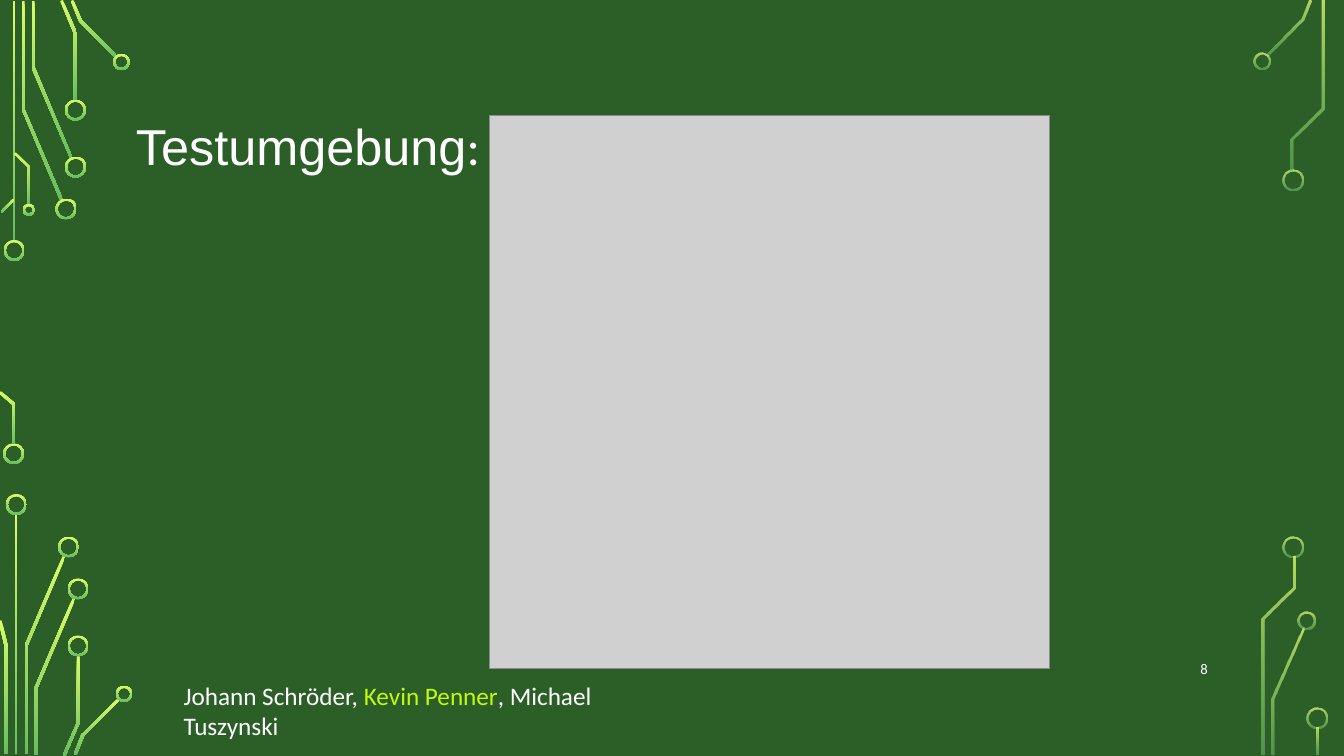
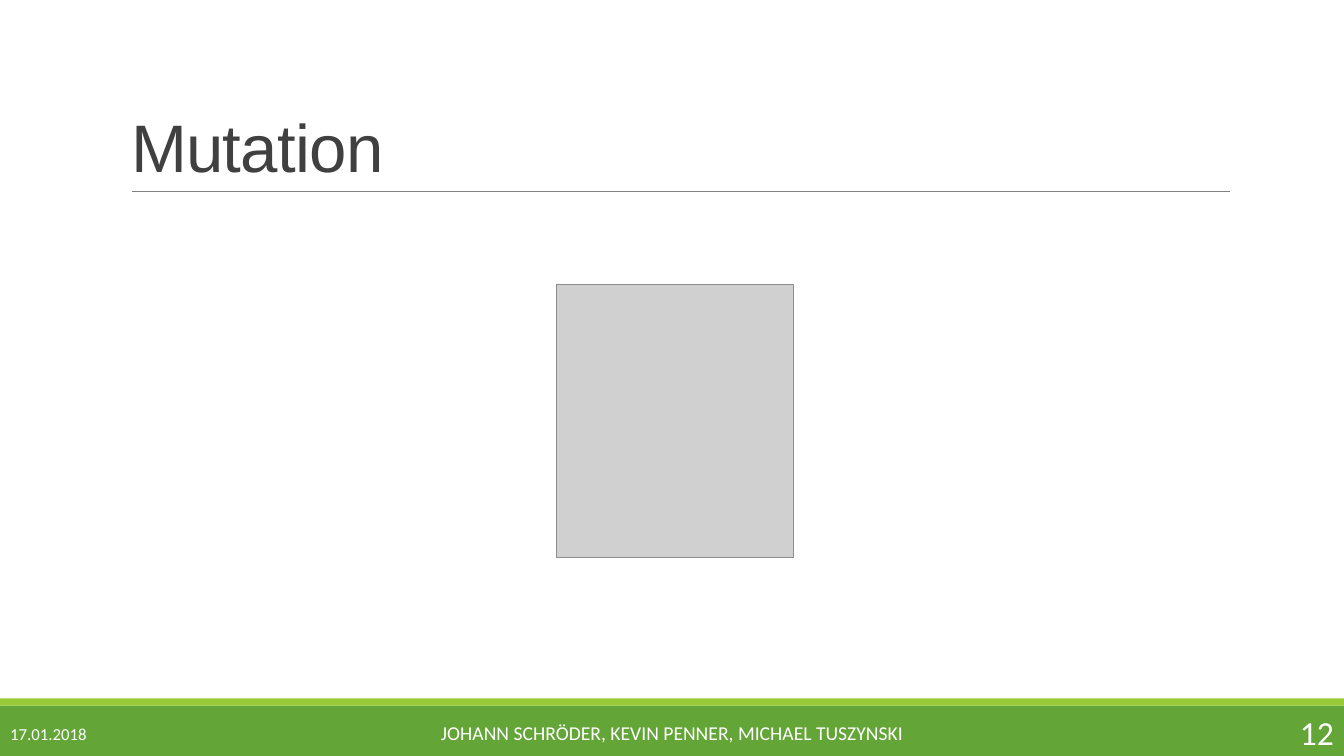
Before and after one commit to jschroeder89/genetic_algorithm, a slide deck: slide 12 of Präsentation/BMO_Genetischer_Algorithmus_JKM.pptx (slide 8 before the commit). Drawn at 1344x756 pixels with LibreOffice and Linux fonts; fonts in the diff are those of the drawing; grey boxes stand for pictures; background and template pictures are left out. Boxes give left, top, right and bottom in pixels: in the first picture for what was removed or moved away, otherwise in the second. Text is boxed around its words. In the diff, an @@ line names an element or a change of style, - is before the commit and + after.

```diff
--- a/Präsentation/BMO_Genetischer_Algorithmus_JKM.pptx
+++ b/Präsentation/BMO_Genetischer_Algorithmus_JKM.pptx
@@ background picture (left out) to #FFFFFF @@
@@ picture removed at (x1=490, y1=116, x2=1050, y2=668) @@
@@ title added at (x1=131, y1=123, x2=384, y2=173), 48 pt, text #404040 @@
+Mutation
@@ title removed at (x1=136, y1=128, x2=480, y2=175) @@
-Testumgebung:
@@ line added from (132, 192) to (1231, 192), #808080 0.5 pt @@
@@ picture added at (x1=557, y1=284, x2=793, y2=558) @@
@@ page number removed at (x1=1200, y1=664, x2=1207, y2=674) @@
-8
@@ rectangle added at (x1=0, y1=706, x2=1344, y2=756), fill #63A537 @@
@@ rectangle added at (x1=0, y1=699, x2=1344, y2=706), fill #99CB38 @@
@@ text "JOHANN SCHRÖDER, KEVIN PENNER, MICHAEL ..." at (x1=441, y1=724, x2=903, y2=743): vertical alignment top to middle @@
@@ text added at (x1=10, y1=728, x2=86, y2=740), 12 pt, text #FFFFFF @@
+17.01.2018
@@ text at (x1=441, y1=724, x2=903, y2=743): text changed; size 18 to 14 pt @@
-Johann Schröder, Kevin Penner, Michael Tuszynski
+JOHANN SCHRÖDER, KEVIN PENNER, MICHAEL TUSZYNSKI
@@ page number added at (x1=1300, y1=723, x2=1334, y2=745), 24 pt, text #FFFFFF @@
+12
@@ group removed at (x1=0, y1=0, x2=1328, y2=756): 33 freeform shapes, 3 rectangles @@
```
Also in this commit, not shown: 10 other slides changed, 8 slides added, 6 slides removed, 2 other files.
